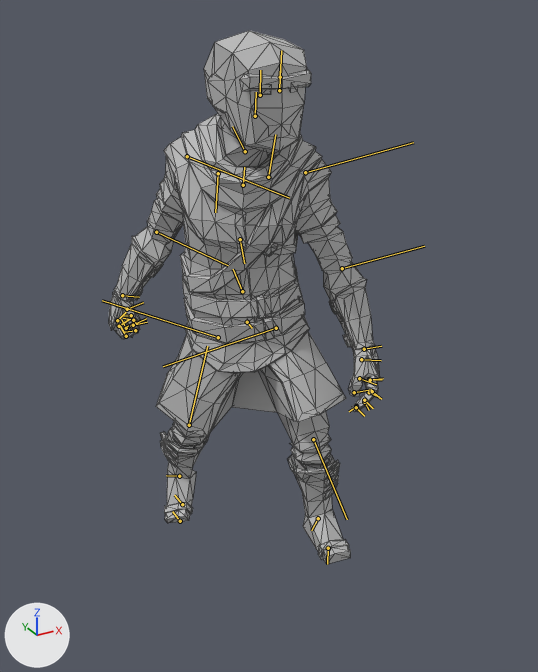
Renders of the glTF model games/depthbreaker/client/public/models/synty/depthbreaker/characters/warrior.glb from each side of a commit.
Before and after are seen from a 50 mm lens placed at (-1.048, -2.043, 1.738), pointed at (-0.021, -0.176, 0.805). The axes (+X, +Y, +Z) are drawn at lower left. The lights are the same throughout. The picture after the commit comes second. Both versions are drawn at frame 32 of the action 'idle'; the numbers are the values there. The bones that change, and the others that lie on the model, are drawn over the model as lines. Mesh edges are drawn as thin lines.

Names of what the first picture shows: 'Chr_Hero_Male_01'.
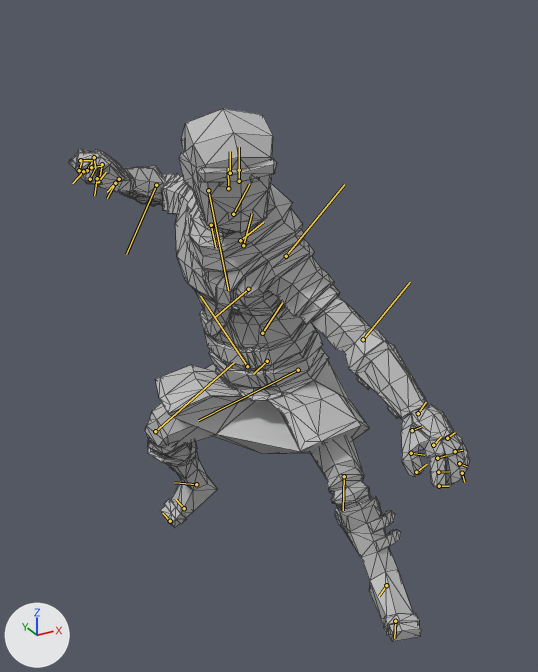
What differs and where, as boxes [x1, y1, x2, y2] in the pictures (538 x 672 px):
'Chr_Hero_Male_01', posed (48% wider): before [109, 30, 380, 564]; after [68, 109, 470, 642]
bone 'Hips', root to tip: before (247, 322) to (252, 328); after (267, 361) to (253, 374)
bone 'Spine_01', root to tip: before (242, 291) to (233, 269); after (262, 333) to (282, 302)
bone 'Spine_02', root to tip: before (240, 239) to (244, 263); after (248, 289) to (214, 317)
bone 'Spine_03', root to tip: before (243, 185) to (244, 167); after (240, 240) to (263, 222)
bone 'Clavicle_L', root to tip: before (268, 177) to (275, 134); after (243, 245) to (252, 213)
bone 'Shoulder_L', root to tip: before (305, 172) to (413, 142); after (286, 256) to (344, 184)
bone 'Elbow_L', root to tip: before (342, 268) to (424, 246); after (363, 339) to (410, 282)
bone 'Hand_L', root to tip: before (364, 349) to (381, 346); after (418, 413) to (426, 402)
bone 'Finger_02', root to tip: before (369, 392) to (379, 397); after (455, 451) to (462, 450)
bone 'Finger_03', root to tip: before (364, 402) to (369, 410); after (459, 463) to (467, 466)
bone 'IndexFinger_02', root to tip: before (372, 391) to (381, 399); after (437, 458) to (446, 455)
bone 'Thumb_01', root to tip: before (361, 359) to (381, 360); after (412, 430) to (422, 426)
bone 'Thumb_02', root to tip: before (359, 378) to (376, 384); after (411, 453) to (424, 455)
bone 'Clavicle_R', root to tip: before (218, 173) to (215, 212); after (211, 225) to (216, 248)
bone 'Shoulder_R', root to tip: before (187, 156) to (289, 198); after (208, 190) to (228, 290)
bone 'Elbow_R', root to tip: before (156, 232) to (228, 265); after (156, 185) to (126, 254)
bone 'Hand_R', root to tip: before (122, 295) to (139, 297); after (119, 179) to (107, 192)
bone 'Head', root to tip: before (255, 116) to (256, 92); after (228, 188) to (228, 168)
bone 'UpperLeg_L', root to tip: before (276, 328) to (163, 366); after (298, 370) to (198, 420)
bone 'LowerLeg_L', root to tip: before (313, 439) to (347, 519); after (344, 476) to (343, 510)
bone 'Ankle_L', root to tip: before (318, 518) to (311, 530); after (386, 585) to (379, 596)
bone 'UpperLeg_R', root to tip: before (218, 337) to (102, 300); after (247, 366) to (200, 296)
bone 'LowerLeg_R', root to tip: before (189, 425) to (207, 346); after (155, 431) to (234, 362)
bone 'Ankle_R', root to tip: before (179, 476) to (166, 475); after (196, 484) to (174, 482)

Edits to the bpy script that builds the scene:
```text
Change bone_hips:
    where bone_hips = bpy.data.objects['Root'].pose.bones['Hips']
    bone_hips.location: (-8.7, 0.0, -1.4) -> (-24.8, -3.3, 6.7)
    bone_hips.rotation_quaternion: (0.988, -0.151, 0.017, -0.037) -> (0.884, -0.463, 0.038, 0.046)  # degrees (-17, 1, -4) -> degrees (-55, 6, 3)
Change bone_spine_01:
    where bone_spine_01 = bpy.data.objects['Root'].pose.bones['Spine_01']  # child of 'Hips'
    bone_spine_01.rotation_quaternion: (-0.998, 0.001, -0.021, 0.054) -> (1.0, 0.0, -0.002, -0.028)  # degrees (0, 2, -6) -> degrees (0, 0, -3)
Change bone_spine_02:
    where bone_spine_02 = bpy.data.objects['Root'].pose.bones['Spine_02']  # child of 'Spine_01'
    bone_spine_02.rotation_quaternion: (-0.991, 0.05, 0.052, -0.108) -> (-0.99, 0.099, 0.072, -0.072)  # degrees (-6, -5, 13) -> degrees (-12, -7, 9)
Change bone_spine_03:
    where bone_spine_03 = bpy.data.objects['Root'].pose.bones['Spine_03']  # child of 'Spine_02'
    bone_spine_03.rotation_quaternion: (0.999, -0.052, -0.011, -0.004) -> (0.992, -0.112, 0.062, -0.002)  # degrees (-6, -1, 0) -> degrees (-13, 7, -1)
Change bone_clavicle_l:
    where bone_clavicle_l = bpy.data.objects['Root'].pose.bones['Clavicle_L']  # child of 'Spine_03'
    bone_clavicle_l.rotation_quaternion: (0.999, 0.0, 0.035, -0.038) -> (0.984, 0.0, 0.086, -0.155)  # degrees (0, 4, -4) -> degrees (-2, 10, -18)
Change bone_shoulder_l:
    where bone_shoulder_l = bpy.data.objects['Root'].pose.bones['Shoulder_L']  # child of 'Clavicle_L'
    bone_shoulder_l.rotation_quaternion: (0.874, 0.113, -0.153, -0.446) -> (0.994, -0.044, -0.043, -0.085)  # degrees (20, -10, -56) -> degrees (-5, -5, -10)
Change bone_elbow_l:
    where bone_elbow_l = bpy.data.objects['Root'].pose.bones['Elbow_L']  # child of 'Shoulder_L'
    bone_elbow_l.rotation_quaternion: (0.984, -0.076, -0.16, -0.022) -> (0.995, -0.012, -0.096, 0.02)  # degrees (-9, -19, -1) -> degrees (-2, -11, 3)
Change bone_hand_l:
    where bone_hand_l = bpy.data.objects['Root'].pose.bones['Hand_L']  # child of 'Elbow_L'
    bone_hand_l.rotation_quaternion: (0.984, -0.098, -0.145, -0.036) -> (0.994, 0.059, -0.08, 0.053)  # degrees (-11, -17, -3) -> degrees (6, -9, 6)
Change bone_finger_02:
    where bone_finger_02 = bpy.data.objects['Root'].pose.bones['Finger_02']  # child of 'Finger_01'
    bone_finger_02.rotation_quaternion: (0.981, 0.015, -0.001, -0.192) -> (0.996, 0.015, -0.003, -0.089)  # degrees (2, 0, -22) -> degrees (2, 0, -10)
Change bone_finger_03:
    where bone_finger_03 = bpy.data.objects['Root'].pose.bones['Finger_03']  # child of 'Finger_02'
    bone_finger_03.rotation_quaternion: (0.978, 0.044, 0.013, -0.204) -> (0.995, 0.028, 0.005, -0.091)  # degrees (5, 2, -24) -> degrees (3, 1, -10)
Change bone_indexfinger_02:
    where bone_indexfinger_02 = bpy.data.objects['Root'].pose.bones['IndexFinger_02']  # child of 'IndexFinger_01'
    bone_indexfinger_02.rotation_quaternion: (0.952, -0.034, -0.007, -0.304) -> (0.996, -0.033, 0.006, -0.086)  # degrees (-3, -2, -35) -> degrees (-4, 0, -10)
Change bone_thumb_01:
    where bone_thumb_01 = bpy.data.objects['Root'].pose.bones['Thumb_01']  # child of 'Hand_L'
    bone_thumb_01.rotation_quaternion: (0.983, -0.018, 0.177, -0.037) -> (0.994, -0.028, 0.009, -0.101)  # degrees (-3, 20, -5) -> degrees (-3, 1, -12)
Change bone_thumb_02:
    where bone_thumb_02 = bpy.data.objects['Root'].pose.bones['Thumb_02']  # child of 'Thumb_01'
    bone_thumb_02.rotation_quaternion: (0.962, -0.089, 0.259, -0.008) -> (0.986, -0.089, 0.142, 0.003)  # degrees (-12, 30, -4) -> degrees (-10, 16, -1)
Change bone_clavicle_r:
    where bone_clavicle_r = bpy.data.objects['Root'].pose.bones['Clavicle_R']  # child of 'Spine_03'
    bone_clavicle_r.rotation_quaternion: (0.994, 0.0, 0.11, 0.026) -> (0.983, 0.0, 0.109, 0.149)  # degrees (0, 13, 3) -> degrees (2, 12, 17)
Change bone_shoulder_r:
    where bone_shoulder_r = bpy.data.objects['Root'].pose.bones['Shoulder_R']  # child of 'Clavicle_R'
    bone_shoulder_r.rotation_quaternion: (0.826, 0.109, -0.011, -0.553) -> (0.939, -0.162, -0.091, -0.29)  # degrees (11, 6, -67) -> degrees (-15, -15, -32)
Change bone_elbow_r:
    where bone_elbow_r = bpy.data.objects['Root'].pose.bones['Elbow_R']  # child of 'Shoulder_R'
    bone_elbow_r.rotation_quaternion: (0.99, 0.023, -0.14, 0.023) -> (0.508, -0.029, -0.81, 0.29)  # degrees (2, -16, 2) -> degrees (58, -126, -35)
Change bone_hand_r:
    where bone_hand_r = bpy.data.objects['Root'].pose.bones['Hand_R']  # child of 'Elbow_R'
    bone_hand_r.rotation_quaternion: (0.97, 0.083, -0.185, -0.134) -> (0.967, 0.106, 0.191, 0.129)  # degrees (13, -20, -18) -> degrees (16, 20, 18)
Change bone_head:
    where bone_head = bpy.data.objects['Root'].pose.bones['Head']  # child of 'Neck'
    bone_head.rotation_quaternion: (0.991, -0.112, 0.066, 0.035) -> (0.937, -0.106, 0.332, -0.013)  # degrees (-13, 8, 3) -> degrees (-15, 38, -7)
Change bone_upperleg_l:
    where bone_upperleg_l = bpy.data.objects['Root'].pose.bones['UpperLeg_L']  # child of 'Hips'
    bone_upperleg_l.rotation_quaternion: (0.979, 0.063, 0.186, 0.053) -> (0.881, 0.164, 0.384, 0.222)  # degrees (9, 21, 8) -> degrees (35, 37, 40)
Change bone_lowerleg_l:
    where bone_lowerleg_l = bpy.data.objects['Root'].pose.bones['LowerLeg_L']  # child of 'UpperLeg_L'
    bone_lowerleg_l.rotation_quaternion: (0.964, 0.014, -0.063, 0.257) -> (0.973, 0.126, -0.051, 0.189)  # degrees (0, -7, 30) -> degrees (13, -8, 21)
Change bone_ankle_l:
    where bone_ankle_l = bpy.data.objects['Root'].pose.bones['Ankle_L']  # child of 'LowerLeg_L'
    bone_ankle_l.rotation_quaternion: (0.997, 0.04, 0.047, 0.04) -> (0.96, 0.143, 0.047, -0.234)  # degrees (5, 5, 5) -> degrees (15, 9, -26)
Change bone_upperleg_r:
    where bone_upperleg_r = bpy.data.objects['Root'].pose.bones['UpperLeg_R']  # child of 'Hips'
    bone_upperleg_r.rotation_quaternion: (0.967, 0.138, -0.123, 0.177) -> (-0.799, -0.174, -0.473, -0.328)  # degrees (13, -17, 19) -> degrees (50, 40, 64)
Change bone_lowerleg_r:
    where bone_lowerleg_r = bpy.data.objects['Root'].pose.bones['LowerLeg_R']  # child of 'UpperLeg_R'
    bone_lowerleg_r.rotation_quaternion: (0.991, 0.061, -0.04, 0.116) -> (0.756, 0.038, -0.182, 0.628)  # degrees (6, -5, 13) -> degrees (-10, -19, 81)
Change bone_ankle_r:
    where bone_ankle_r = bpy.data.objects['Root'].pose.bones['Ankle_R']  # child of 'LowerLeg_R'
    bone_ankle_r.rotation_quaternion: (0.957, 0.172, 0.233, -0.03) -> (0.997, -0.037, 0.059, -0.033)  # degrees (21, 27, 1) -> degrees (-4, 7, -4)
```
